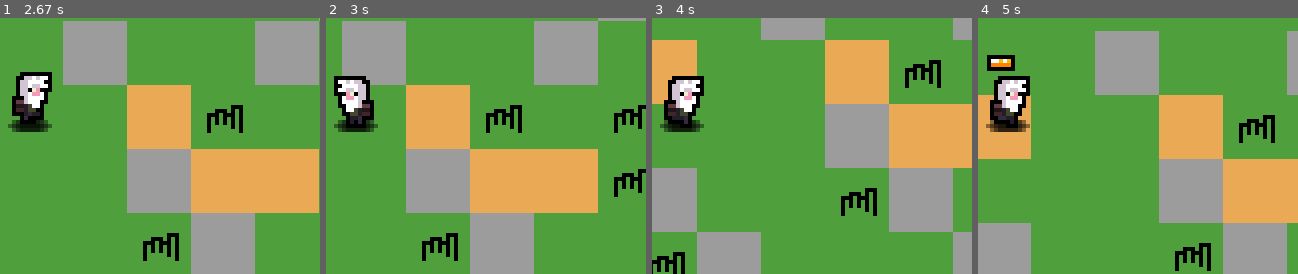
Above: before the commit, frames 1-4 (left to right).
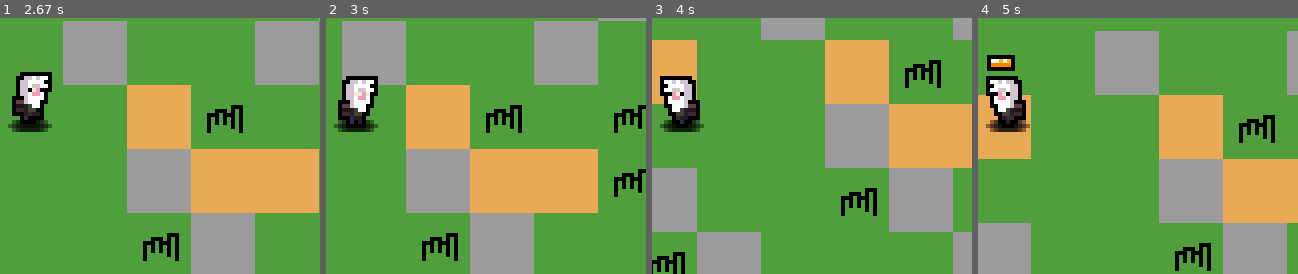
Above: after the commit, the same moments.

Repository: evilrise7/hostage
Game: pygame game, started from yandexpygame.py
The game is run twice, just before and just after one commit, with the same random seed, the same clock (stepped at 60 frames per second) and the same inputs.
Inputs (mouse positions are % of the whole screen's width and height, from its top left):
- Up to frame 1 (2.67 s): press the mouse at (29, 33) at 0.37 s; move the mouse to (44, 29) at 0.47 s; release the mouse at (59, 26) at 0.6 s; click "MARTIN" at 0.72 s; press the mouse at (17, 83) at 1.03 s; move the mouse to (15, 51) at 1.13 s; release the mouse at (12, 18) at 1.27 s; tap Space at 1.33, 2.23, 2.57 s; hold D 1.67-2.13 s; move the mouse to (64, 28) at 1.7 s; hold W 2.17-2.47 s; move the mouse to (71, 32) at 2.2 s; hold D from 2.5 s (still down); move the mouse to (13, 47) at 2.53 s
- Up to frame 2 (3 s): tap Space at 2.87 s; release D at 2.97 s
- Up to frame 3 (4 s): hold A 3-3.53 s; move the mouse to (42, 87) at 3.03 s; tap Space at 3.07, 3.37, 3.63, 3.97 s; hold S 3.57-3.87 s; move the mouse to (77, 61) at 3.6 s; hold A from 3.9 s (still down); move the mouse to (18, 28) at 3.93 s
- Up to frame 4 (5 s): tap Space at 4.27, 4.4, 4.8 s; release A at 4.3 s; hold W 4.33-4.7 s; move the mouse to (56, 78) at 4.37 s; hold D from 4.73 s (still down); move the mouse to (60, 54) at 4.77 s
The pictures show only the part of the screen within x 48-98%, y 36-86%; the shares and areas given below are measured in that part.

Frame 1 is identical in both runs. In frame 2, 1.6% of the frame differs, in the area x 2-17%, y 22-40%; in frame 3, 1.6%; in frame 4, 1.7%, in the area x 2-17%, y 22-43%.

Commit message:
Кое-как пофикшенный гг

Diff:
--- a/yandexpygame.py
+++ b/yandexpygame.py
@@ -483,13 +483,6 @@
                     self.running = False
 
                 if event.type == pg.MOUSEMOTION:
-                    if pg.mouse.get_focused():
-                        self.mousepos = event.pos
-                        if self.mousepos[0] < 320:
-                            self.player.mirrored = False
-                        else:
-                            self.player.mirrored = True
-
                     if self.pause:
                         if continue_rect.collidepoint(event.pos):
                             continue_txt = start_menu_text.render("Continue", 0, (255, 255, 255))
@@ -593,6 +586,7 @@
                 screen.blit(quit_txt, (60, 160))
 
             if not self.pause:
+                print(self.player.rect.x % 640, self.player.rect.y % 512)
                 self.check_cows()
 
                 animal_group.update()
@@ -832,29 +826,35 @@
 
         if self.x > self.game.step * 64:
             if keys[pg.K_a]:
-                self.vx = -self.speed
-                walk_sound.play()
+                if self.vy == 0:
+                    self.vx = -self.speed
+                    walk_sound.play()
+                    self.mirrored = False
         else:
             self.vx += 72  # для более плавного перехода от границы
 
         if self.x < (65 - self.game.step) * 64:
             if keys[pg.K_d]:
-                self.vx = self.speed
-                walk_sound.play()
+                if self.vy == 0:
+                    self.vx = self.speed
+                    walk_sound.play()
+                    self.mirrored = True
         else:
             self.vx -= 72
 
         if self.y > self.game.step * 64:
             if keys[pg.K_w]:
-                self.vy = -self.speed
-                walk_sound.play()
+                if self.vx == 0:
+                    self.vy = -self.speed
+                    walk_sound.play()
         else:
             self.vy += 72
 
         if self.y < (65 - self.game.step) * 64:
             if keys[pg.K_s]:
-                self.vy = self.speed
-                walk_sound.play()
+                if self.vx == 0:
+                    self.vy = self.speed
+                    walk_sound.play()
         else:
             self.vy -= 72
 
